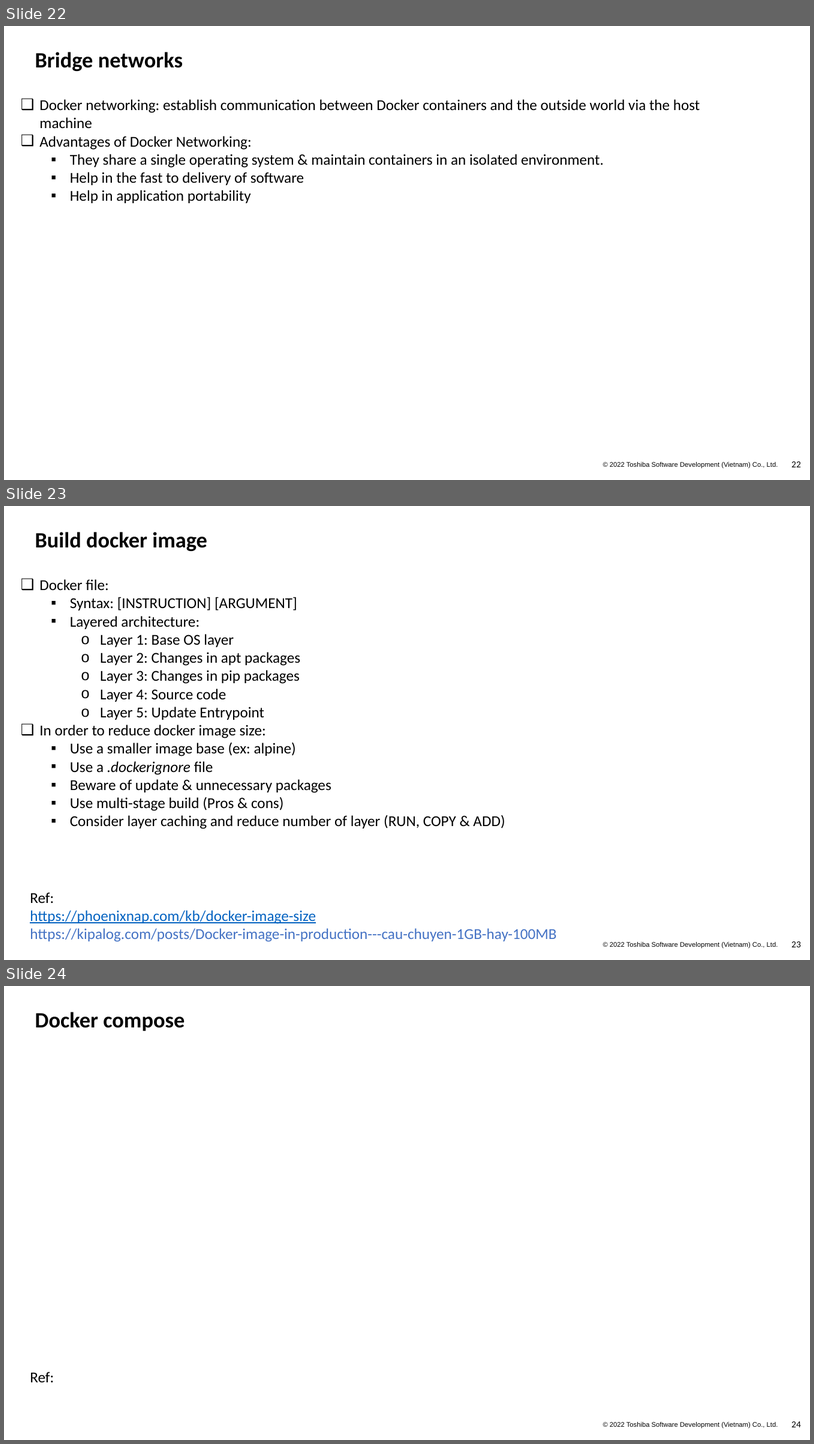
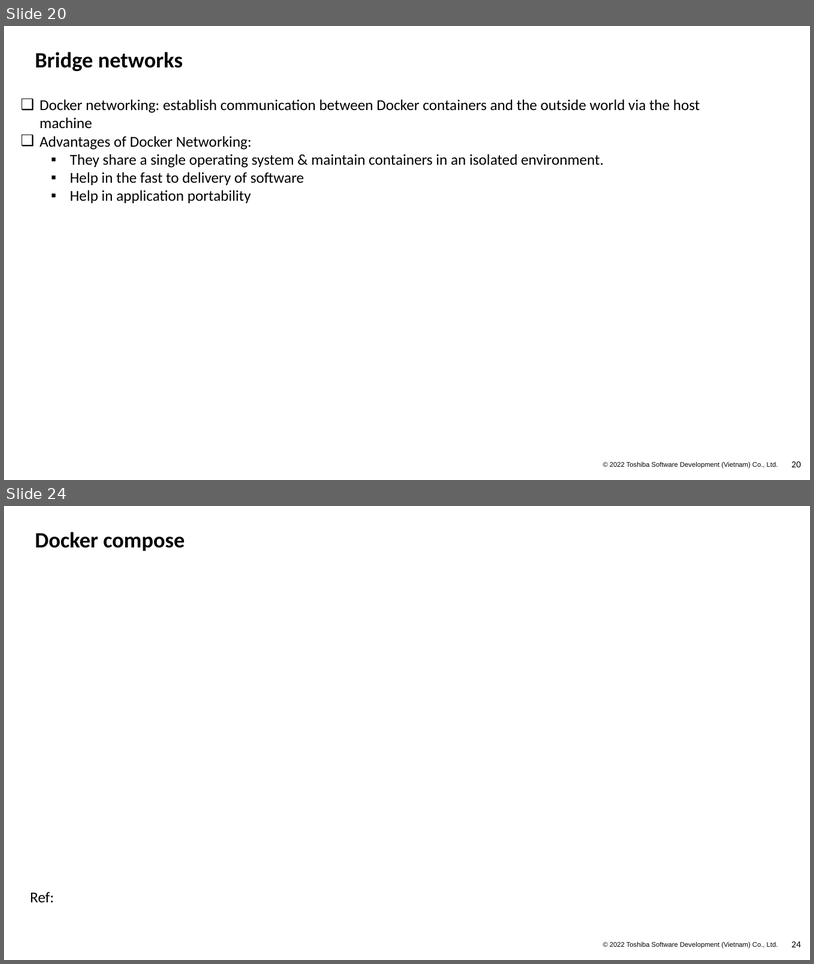
Before and after one commit to Doan-Nguyen/Programming, a slide deck: Docker_Kubeneste.pptx. Shown one above the other, each under a label of ours: slides 22, 23 and 24 before the commit, slides 20 and 24 after it; the slides between them are not shown. The pictures are 814x1444 and 814x964 pixels, drawn with LibreOffice and Linux fonts; fonts in the diff are those of the drawing; background and template pictures are left out. Boxes give left, top, right and bottom in pixels: in the first picture for what was removed or moved away, otherwise in the second. Text is boxed around its words. In the diff, an @@ line names an element or a change of style, - is before the commit and + after.

```diff
--- a/Docker_Kubeneste.pptx
+++ b/Docker_Kubeneste.pptx
@@ slide 23 removed at (x1=4, y1=506, x2=810, y2=960), background #FFFFFF; not listed: 2 template elements that a slide beside it also shows @@
@@ title removed at (x1=35, y1=532, x2=207, y2=551) @@
-Build docker image
@@ text removed at (x1=39, y1=579, x2=505, y2=829) @@
-❑ Docker file:
-  ▪ Syntax: [INSTRUCTION] [ARGUMENT]
-  ▪ Layered architecture:
-    o Layer 1: Base OS layer
-    o Layer 2: Changes in apt packages
-    o Layer 3: Changes in pip packages
-    o Layer 4: Source code
-    o Layer 5: Update Entrypoint
-❑ In order to reduce docker image size:
-  ▪ Use a smaller image base (ex: alpine)
-  ▪ Use a .dockerignore file
-  ▪ Beware of update & unnecessary packages
-  ▪ Use multi-stage build (Pros & cons)
-  ▪ Consider layer caching and reduce number of layer (RUN, COPY & ADD)
@@ text removed at (x1=30, y1=892, x2=557, y2=942) @@
-Ref:
-https://phoenixnap.com/kb/docker-image-size
-https://kipalog.com/posts/Docker-image-in-production---cau-chuyen-1GB-hay-100MB
@@ what was slide 22 is now slide 20 @@
@@ page number at (x1=792, y1=461, x2=801, y2=467): text changed @@
-22
+20
```
Also in this commit, not shown: 1 slide changed, 1 slide added.
